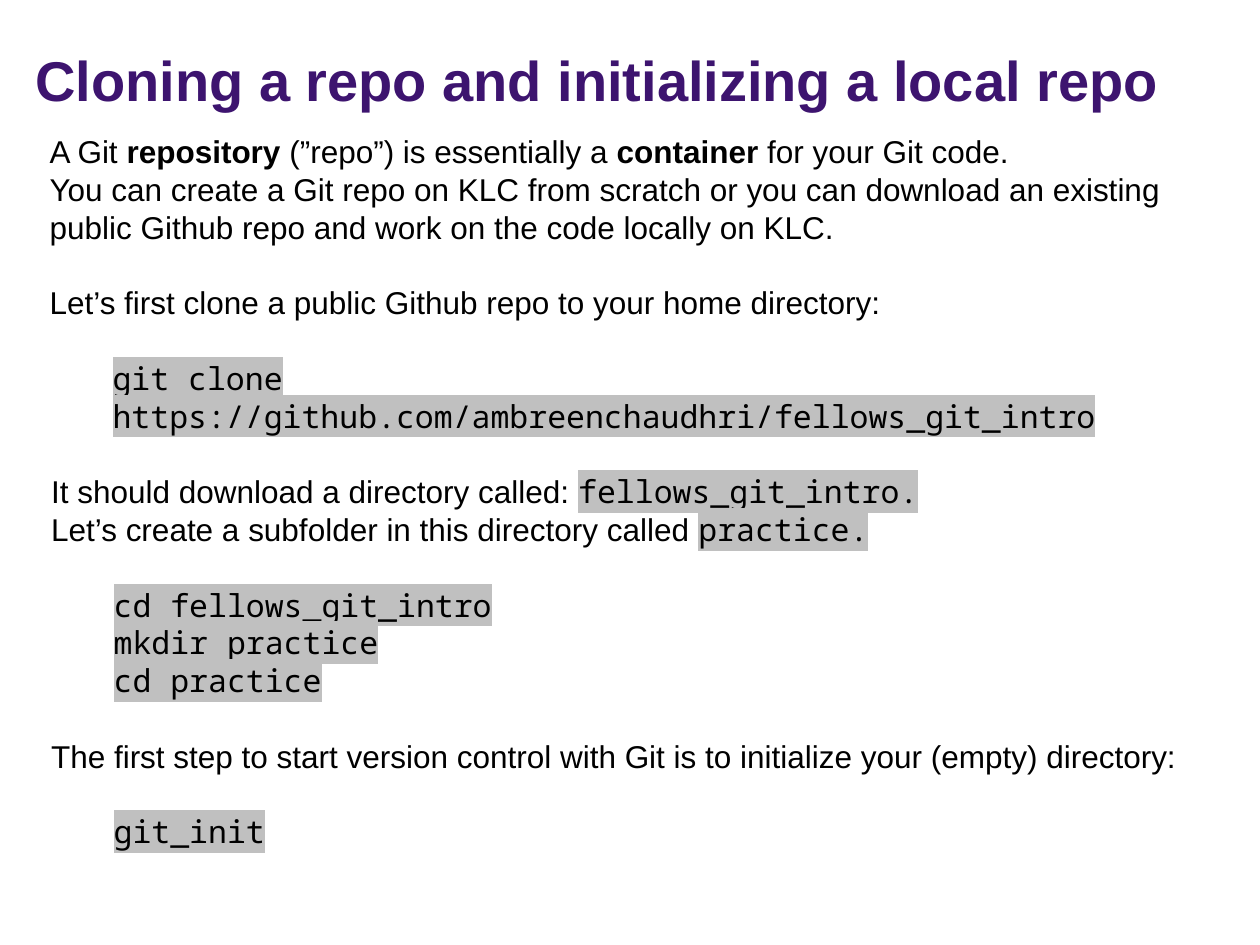
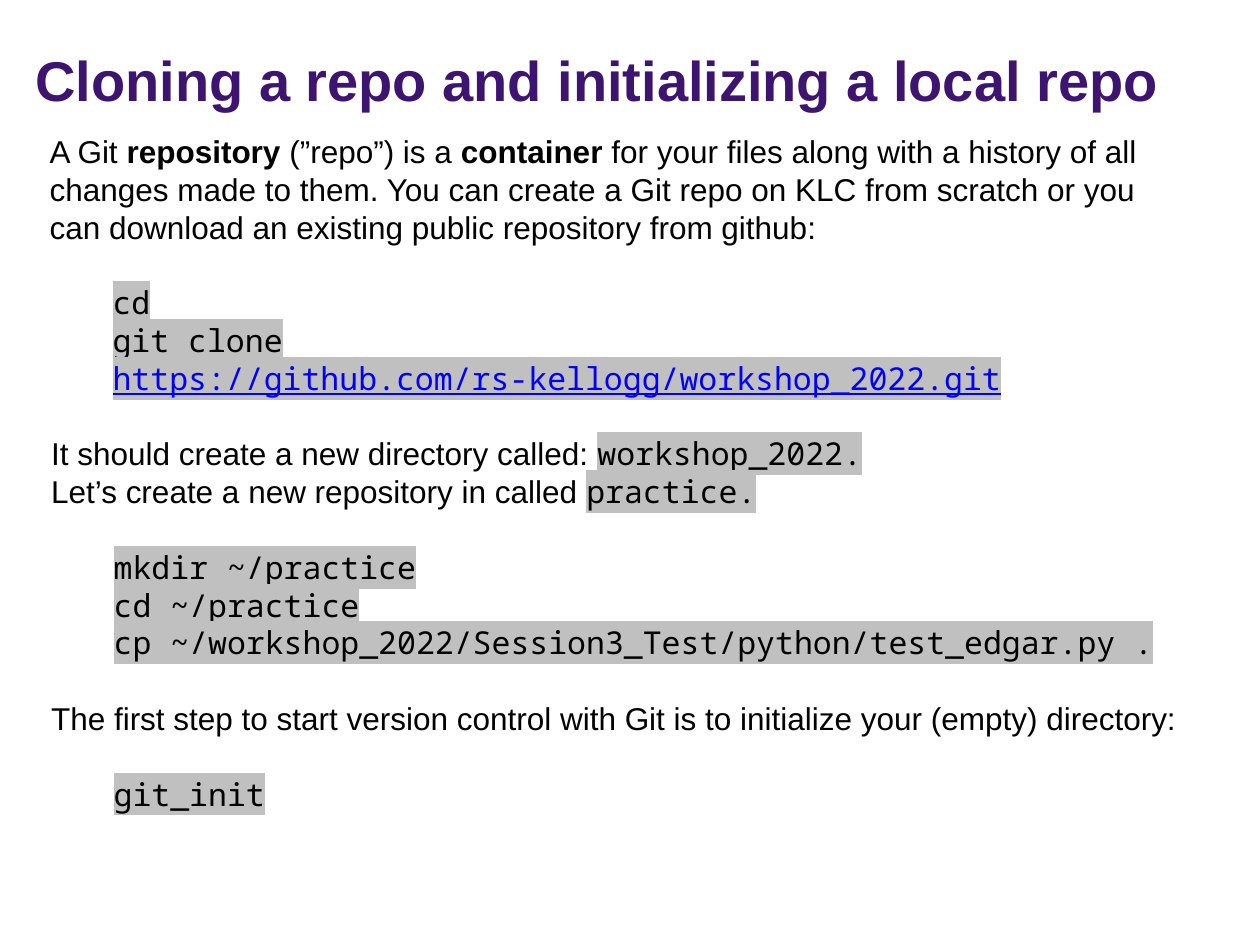
Before and after one commit to rs-kellogg/workshop_2022, a slide deck: slide 8 of Session5_Version_Control/2022_source_control.pptx (slide 7 before the commit). Drawn at 1260x945 pixels with LibreOffice and Linux fonts; fonts in the diff are those of the drawing; background and template pictures are left out. Boxes give left, top, right and bottom in pixels: in the first picture for what was removed or moved away, otherwise in the second. Text is boxed around its words. In the diff, an @@ line names an element or a change of style, - is before the commit and + after.

Commit message:
updating session 5 slides

```diff
--- a/Session5_Version_Control/2022_source_control.pptx
+++ b/Session5_Version_Control/2022_source_control.pptx
@@ text at <box>50,140,1137,662</box>: text changed @@
-A Git repository (”repo”) is essentially a container for your Git code.
-You can create a Git repo on KLC from scratch or you can download an existing public Github repo and work on the code locally on KLC.
-Let’s first clone a public Github repo to your home directory:
-git clone https://github.com/ambreenchaudhri/fellows_git_intro
-It should download a directory called: fellows_git_intro.
-Let’s create a subfolder in this directory called practice.
-    cd fellows_git_intro
-    mkdir practice
-    cd practice
+A Git repository (”repo”) is a container for your files along with a history of all changes made to them. You can create a Git repo on KLC from scratch or you can download an existing public repository from github:
+cd
+git clone https://github.com/rs-kellogg/workshop_2022.git
+It should create a new directory called: workshop_2022.
+Let’s create a new repository in called practice.
+    mkdir ~/practice
+    cd ~/practice
+    cp ~/workshop_2022/Session3_Test/python/test_edgar.py .
```
Also in this commit, not shown: 3 other slides changed, 1 slide added, 1 slide removed, 4 other files.
